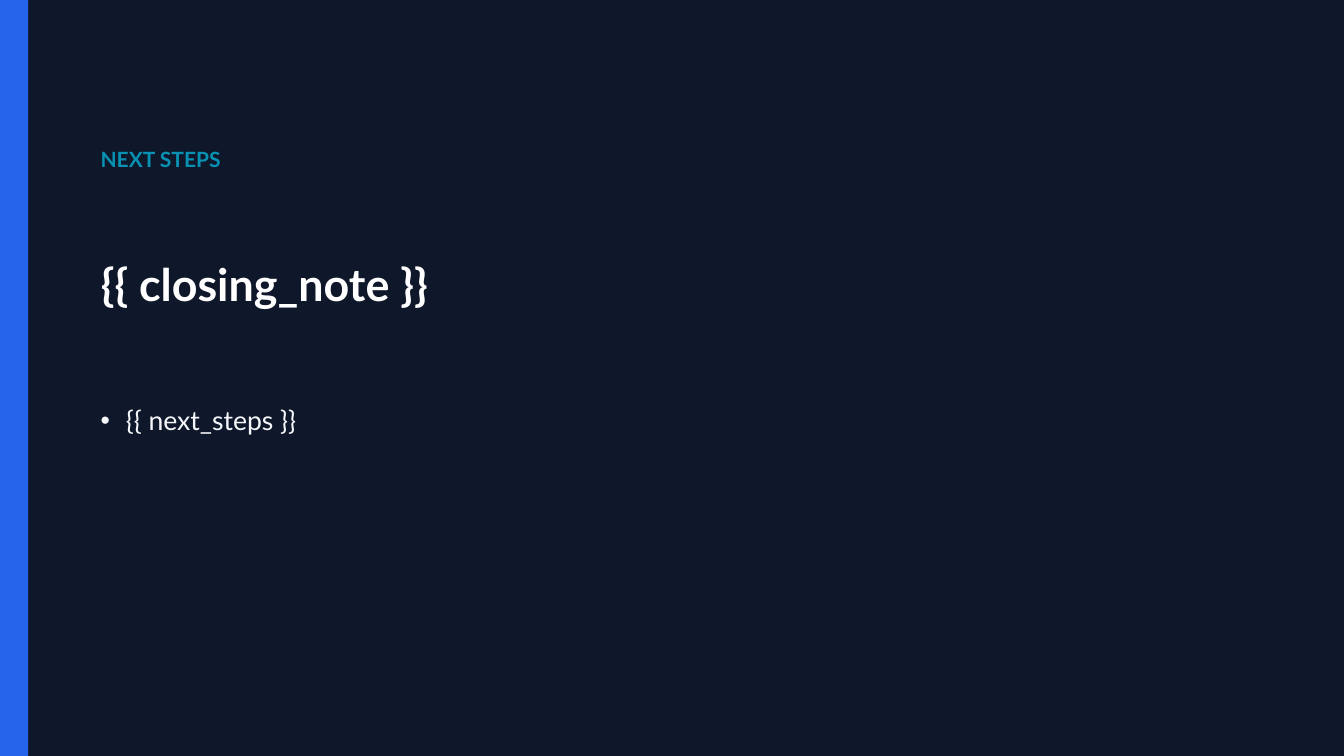
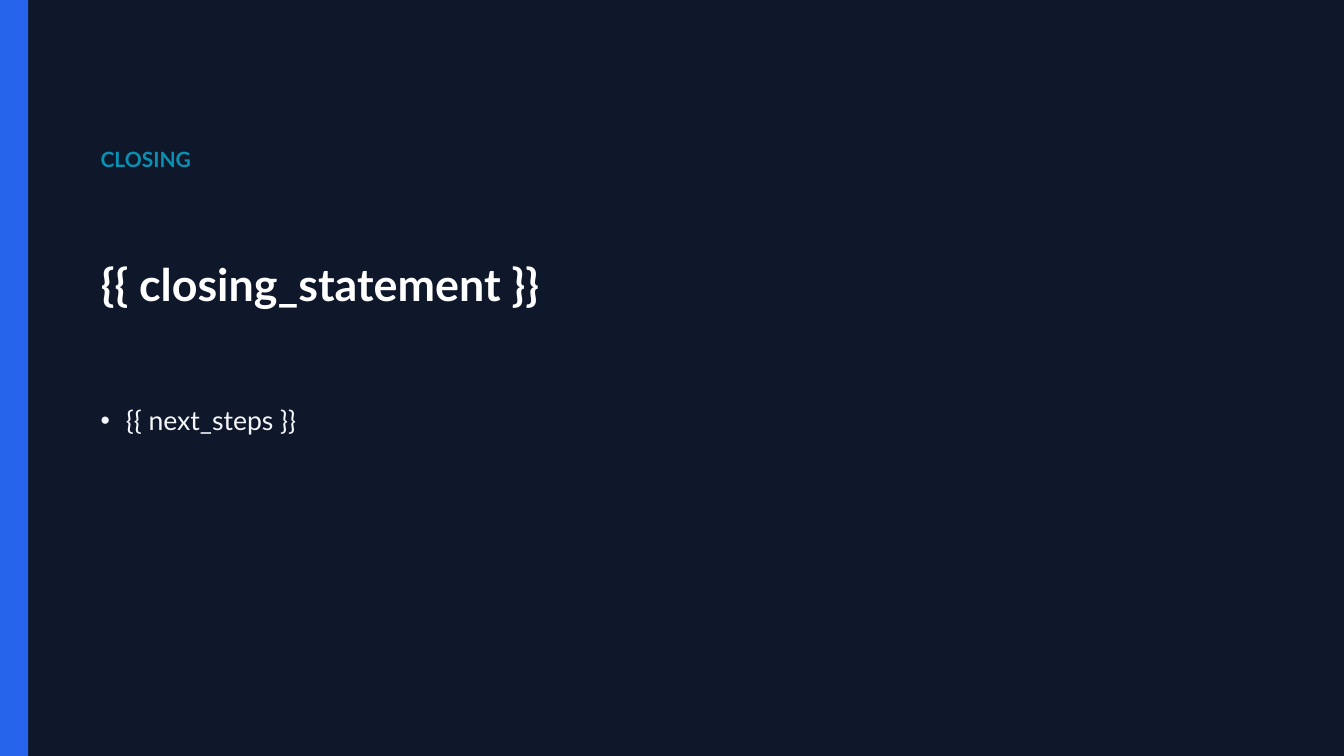
Before and after one commit to DolfusNegunda/doc_skills, a slide deck: slide 14 of building-document-templates/registry/_builtin/project_kickoff/template.pptx (slide 9 before the commit). Drawn at 1344x756 pixels with LibreOffice and Linux fonts; fonts in the diff are those of the drawing. Boxes give left, top, right and bottom in pixels: in the first picture for what was removed or moved away, otherwise in the second. Text is boxed around its words. In the diff, an @@ line names an element or a change of style, - is before the commit and + after.

```diff
--- a/building-document-templates/registry/_builtin/project_kickoff/template.pptx
+++ b/building-document-templates/registry/_builtin/project_kickoff/template.pptx
@@ text at (101,151,191,167): text changed @@
-NEXT STEPS
+CLOSING
@@ title at (139,267,501,309): text changed @@
-{{ closing_note }}
+{{ closing_statement }}
```
Also in this commit, not shown: 1 other slide changed, 12 slides added, 7 slides removed, 13 other files.
